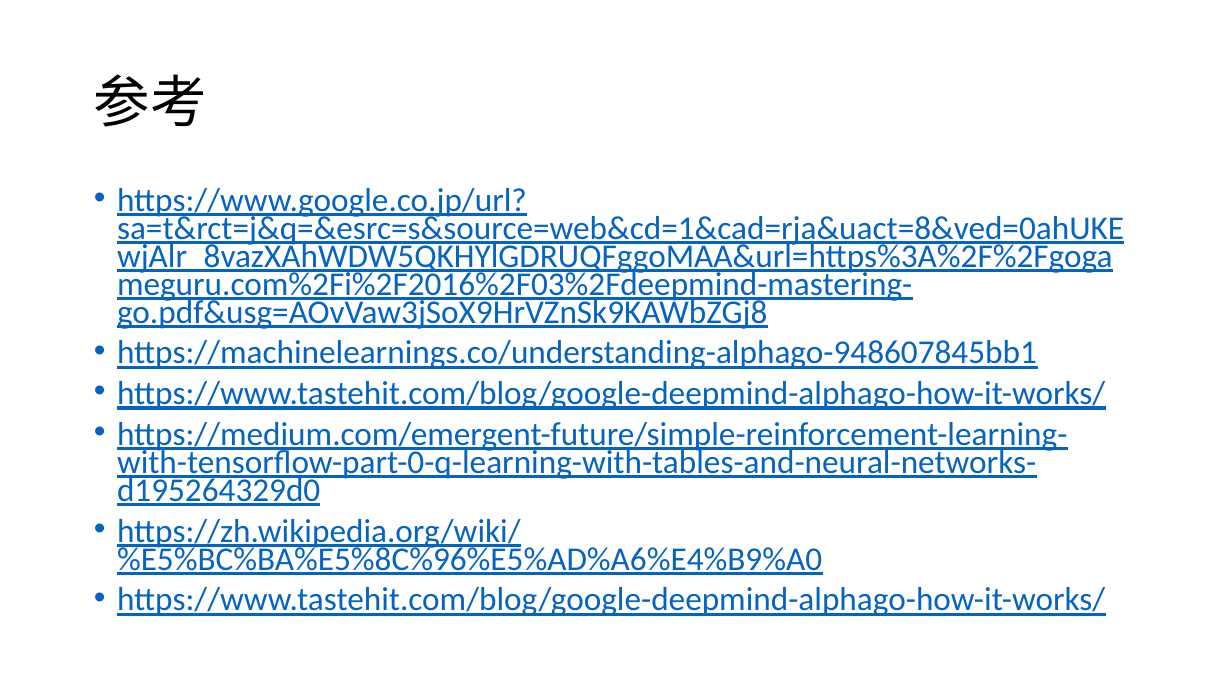
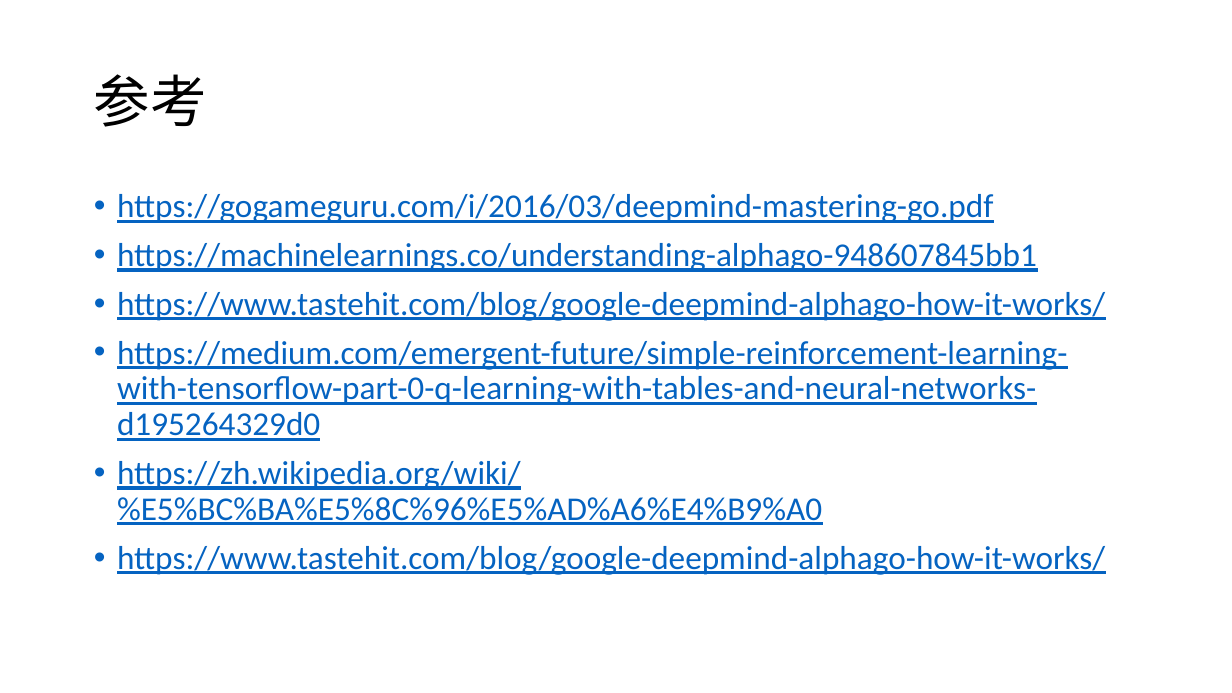
Before and after one commit to foamliu/Learning-DL, a slide deck: slide 18 of rl/RL.pptx (slide 17 before the commit). Drawn at 1232x693 pixels with LibreOffice and Linux fonts; fonts in the diff are those of the drawing. Boxes give left, top, right and bottom in pixels: in the first picture for what was removed or moved away, otherwise in the second. Text is boxed around its words. In the diff, an @@ line names an element or a change of style, - is before the commit and + after.

Commit message:
update RL deck

```diff
--- a/rl/RL.pptx
+++ b/rl/RL.pptx
@@ text at [117, 194, 993, 223]: text changed @@
-• https://www.google.co.jp/url?sa=t&rct=j&q=&esrc=s&source=web&cd=1&cad=rja&uact=8&ved=0ahUKEwjAlr_8vazXAhWDW5QKHYlGDRUQFggoMAA&url=https%3A%2F%2Fgogameguru.com%2Fi%2F2016%2F03%2Fdeepmind-mastering-go.pdf&usg=AOvVaw3jSoX9HrVZnSk9KAWbZGj8
+• https://gogameguru.com/i/2016/03/deepmind-mastering-go.pdf
@@ text at [117, 243, 1105, 575]: line spacing 0.7 to 0.9 @@
```
Also in this commit, not shown: 1 other slide changed, 1 slide added.
